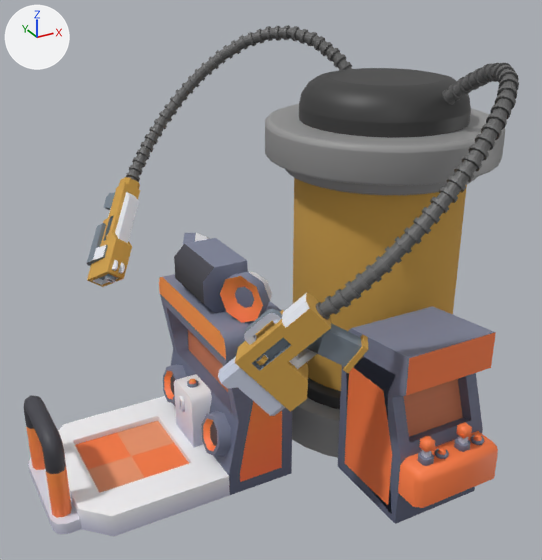
The FBX model BubbleTrubble/Assets/3D Assets/action_objects/Machine_Yellow.fbx, before and after one commit.
Camera for both pictures: a 50 mm lens placed at (14.5, -34.67, 8.35), pointed at (20.22, -24.27, 3.15). Every picture has the same lights, and +X, +Y and +Z are marked at upper left. Where no turn or scale is listed for an object, it has been applied to the vertices. Vertices at the same position are counted once.

Objects in the first picture: 'dance-machine.002'.
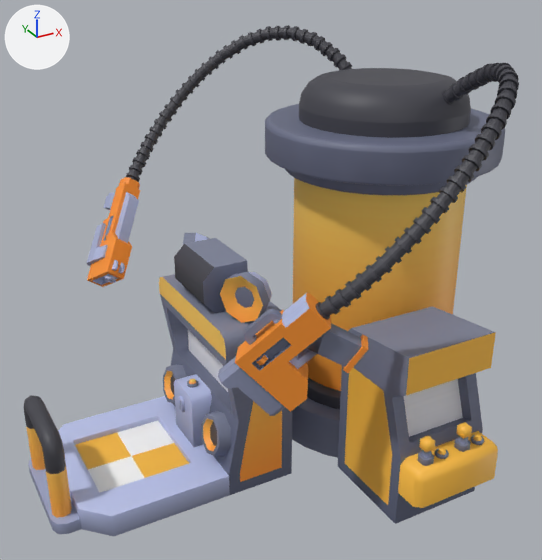
The newer file is also turned or shifted as a whole; pictures and numbers use the older file's frame.

What differs and where, as boxes (x1, y1, x2, y2) in the pictures (542 x 560 px; the box of a moved part takes in the faces that stretch with it):
part 1 of me_scene_136, moved or reshaped
    both: (345, 367, 392, 505)
part 2 of me_scene_136, surface changed
    both: (26, 233, 498, 536)
part 3 of me_scene_136, recoloured
    both: (87, 193, 117, 282)
part 4 of me_scene_136, recoloured (white to blue)
    both: (93, 192, 139, 285)
part 5 of me_scene_136, recoloured (brown to orange)
    both: (87, 177, 467, 412)
part 6 of me_scene_136, recoloured (grey to blue)
    both: (265, 104, 505, 458)
part 7 of me_scene_136, recoloured
    both: (299, 69, 471, 410)
part 8 of me_scene_136, recoloured
    both: (126, 25, 519, 320)
part 9 of me_scene_136, recoloured
    both: (244, 309, 362, 371)
part 10 of me_scene_136, recoloured (grey to blue)
    both: (218, 313, 285, 416)
part 11 of me_scene_136, recoloured
    both: (256, 293, 317, 369)

Edits to the bpy script that builds the scene:
```text
Add mat_machine_mat:
    mat_machine_mat = principled_material('machine_mat')
    mat_machine_mat.texture = img_colormap_png
    mat_machine_mat.roughness = 0.531
Change me_scene_136:
    where me_scene_136.from_pydata(...)  # 8002 vertices, 8832 faces; spans x -2.05..6.62, y -3.75..3.69, z -0.06..7.04
    used by ob_dance_machine_002; location = (18.0, -24.11, 0.0)
    remove me_scene_136.materials.append(mat_colormap_061)  # picture img_colormap_png
    remove me_scene_136.materials.append(mat_colormap_075)  # picture img_colormap_png
    remove me_scene_136.materials.append(mat_defaultmat_009)  # white #ffffff
    me_scene_136 part 1
    11 faces are deleted
    11 new faces join them
    me_scene_136 part 2: 8352 kept faces spanning x -2.05..6.62, y -3.75..3.69, z -0.06..7.04 get new texture (UV) coordinates
    me_scene_136 part 3: 243 faces spanning x -0.27..0.81, y 1.55..3.52, z 2.74..4.08 switch from mat_dark_014 (grey #7a8691) to mat_machine_mat (picture img_colormap_png)
    me_scene_136 part 4: 128 faces spanning x -0.29..0.87, y 1.48..3.04, z 2.67..4.17 switch from mat_metal_016 (white #e7e9f1) to mat_machine_mat (picture img_colormap_png)
    me_scene_136 part 5: 275 faces spanning x -0.36..6.06, y -3.25..3.18, z 0.98..4.78 switch from mat_yellow_008 (orange #d1a24c) to mat_machine_mat (picture img_colormap_png)
    me_scene_136 part 6: 513 faces spanning x 2.44..6.62, y -2.09..2.09, z -0.06..5.67 switch from mat_light_grey_standard (grey #959595) to mat_machine_mat (picture img_colormap_png)
    me_scene_136 part 7: 289 faces spanning x 2.77..6.29, y -1.76..1.76, z 0.74..6.38 switch from mat_dark_grey_standard (black #393939) to mat_machine_mat (picture img_colormap_png)
    me_scene_136 part 8: 6158 faces spanning x 0.67..5.05, y -3.44..3.69, z 3.47..7.04 switch from mat_material_002 (dark grey #626262) to mat_machine_mat (picture img_colormap_png)
    me_scene_136 part 9: 82 faces spanning x 0.43..2.13, y -3.16..-1.94, z 2.18..3.8 switch from mat_dark_012 (grey #7a8691) to mat_machine_mat (picture img_colormap_png)
    me_scene_136 part 10: 54 faces spanning x 0.33..1.29, y -2.58..-1.82, z 2.09..3.8 switch from mat_darkmetal_016 (light grey #cad1e3) to mat_machine_mat (picture img_colormap_png)
    me_scene_136 part 11: 62 faces spanning x 0.33..1.63, y -2.86..-1.82, z 2.09..4.03 switch from mat_metal_014 (white #e7e9f1) to mat_machine_mat (picture img_colormap_png)
```
